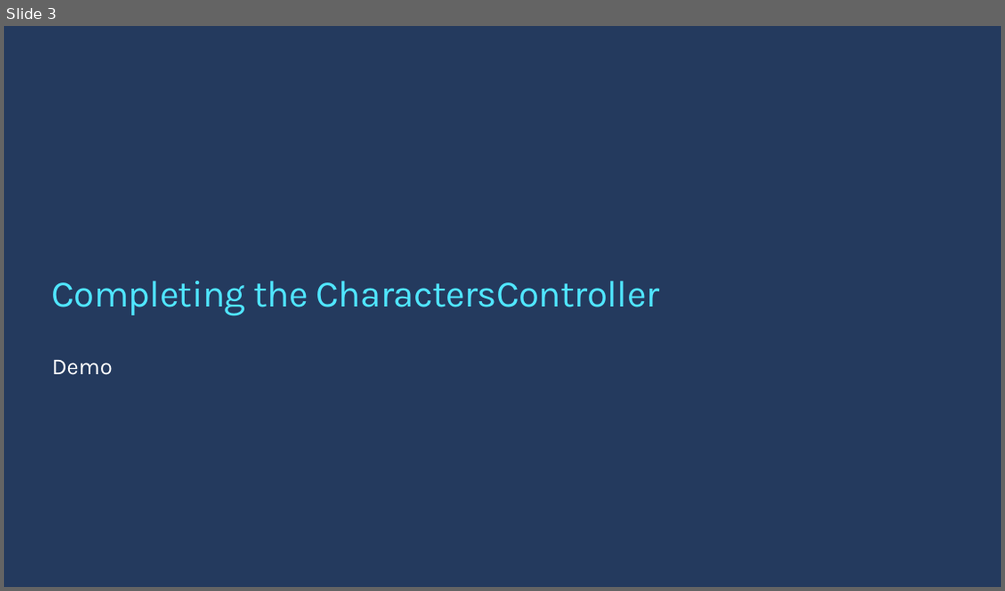
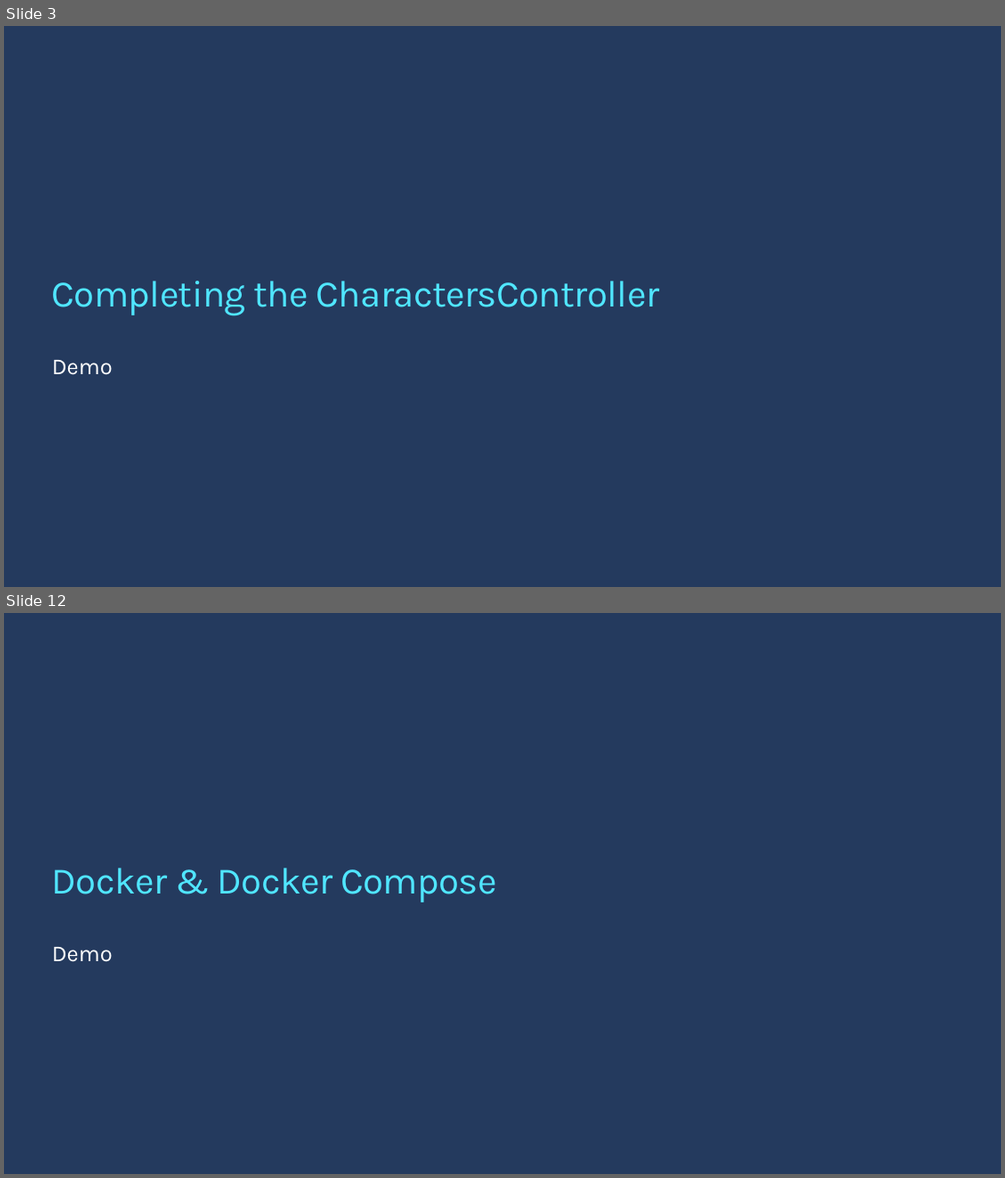
Before and after one commit to ondfisk/BDSA2021, a slide deck: Slides/Lecture08 - ASP.NET Core Web API part deux.pptx. Shown one above the other, each under a label of ours: slide 3 before the commit, slides 3 and 12 after it; the slides between them are not shown. The pictures are 1005x591 and 1005x1178 pixels, drawn with LibreOffice and Linux fonts; fonts in the diff are those of the drawing; background and template pictures are left out. Boxes give left, top, right and bottom in pixels: in the first picture for what was removed or moved away, otherwise in the second. Text is boxed around its words. In the diff, an @@ line names an element or a change of style, - is before the commit and + after.

```diff
--- a/Slides/Lecture08 - ASP.NET Core Web API part deux.pptx
+++ b/Slides/Lecture08 - ASP.NET Core Web API part deux.pptx
@@ slide 12 added at (4, 613, 1001, 1174), background #243A5E @@
@@ title added at (52, 868, 496, 902), 36 pt, text #50E6FF @@
+Docker & Docker Compose
@@ text added at (52, 947, 113, 962), 22 pt, text #FFFFFF @@
+Demo
```
Also in this commit, not shown: 1 slide changed, 8 other slides added, 20 other files.
